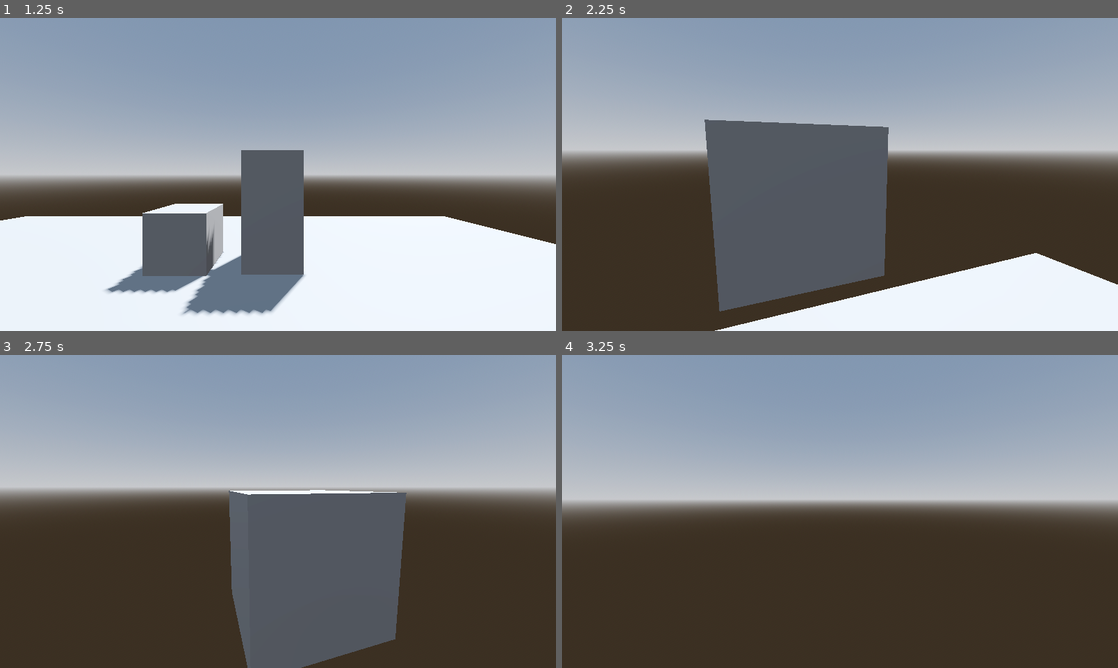
Above: before the commit, frames 1-4 (two rows, left to right).
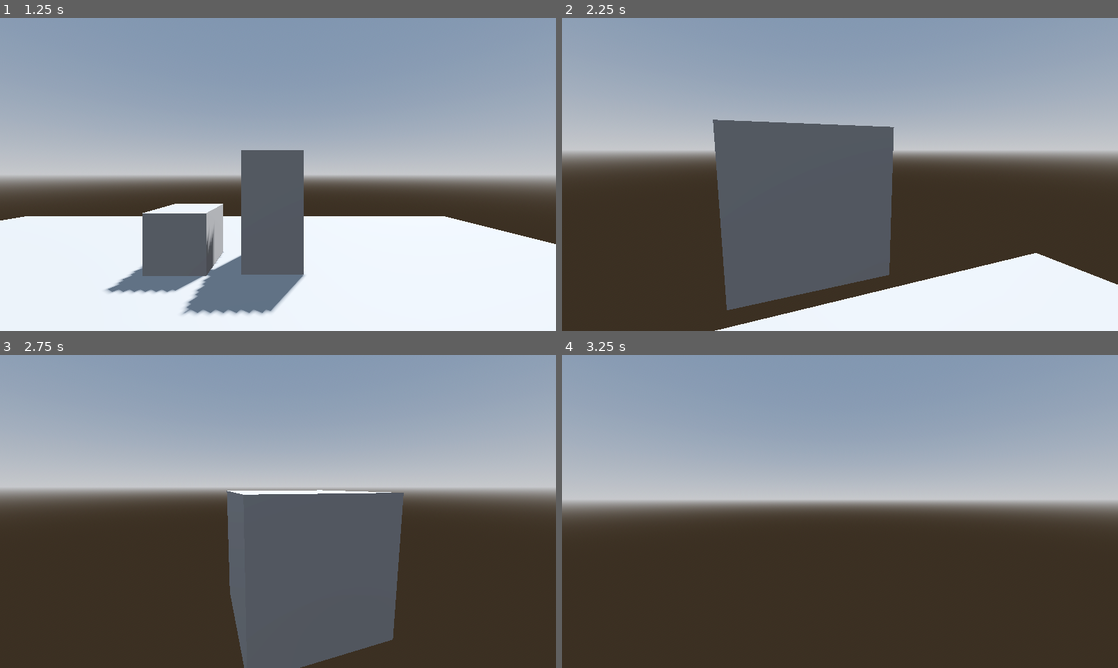
Above: after the commit, the same moments.

Repository: hiroshi-mcbride/astronomer-godot
Game: Godot game, scene res://game_root.tscn
Same seed, same stepped clock (60 frames per second), same inputs: the game is played once before the commit and once after it.
Inputs (mouse positions are in pixels of both pictures, inside the frame that each line leads up to):
- Up to frame 1 (1.25 s): click "Start Game" at 0.5 s
- Up to frame 2 (2.25 s): move the mouse to (834, 180) at 1.27 s; hold W (move_up) from 1.28 s (still down); tap E (interact) at 1.35 s; tap Space (jump) at 1.52 s; right-click (834, 180) at 1.55 s; move the mouse to (878, 177) at 2.02 s; right-click (878, 177) at 2.1 s
- Up to frame 3 (2.75 s): keep holding W (move_up); tap Space (jump) at 2.27 s; tap E (interact) at 2.3 s
- Up to frame 4 (3.25 s): keep holding W (move_up); move the mouse to (795, 508) at 2.77 s; tap E (interact) at 2.85 s; right-click (795, 508) at 3.05 s

Frame 1 is identical in both runs. In frame 2, 1.3% of the frame differs, in the area x 25-60%, y 32-94%; in frame 3, 0.5%; in frame 4, nothing differs.

Commit message:
move interaction code to separate node

Diff:
--- a/player/player.tscn
+++ b/player/player.tscn
@@ -1,8 +1,9 @@
-[gd_scene load_steps=6 format=3 uid="uid://ceui73yjsebp0"]
+[gd_scene load_steps=7 format=3 uid="uid://ceui73yjsebp0"]
 
 [ext_resource type="Script" path="res://src/player/movement_controller.gd" id="1_cxsam"]
 [ext_resource type="Script" path="res://src/player/camera_controller.gd" id="2_ekj78"]
 [ext_resource type="Resource" uid="uid://b2w403ddgxxaw" path="res://player/player_data.tres" id="2_s6mr0"]
+[ext_resource type="Script" path="res://src/player/interaction_controller.gd" id="4_5mipo"]
 
 [sub_resource type="CapsuleShape3D" id="CapsuleShape3D_acval"]
 
@@ -21,21 +22,22 @@
 [node name="CameraController" type="Node3D" parent="Camera3D"]
 script = ExtResource("2_ekj78")
 
-[node name="InteractionNode" type="Node3D" parent="Camera3D"]
+[node name="InteractionController" type="Node3D" parent="Camera3D"]
+script = ExtResource("4_5mipo")
 
-[node name="Interaction" type="RayCast3D" parent="Camera3D/InteractionNode"]
+[node name="InteractionRaycast" type="RayCast3D" parent="Camera3D/InteractionController"]
 target_position = Vector3(0, 0, -5)
 
-[node name="Hand" type="Marker3D" parent="Camera3D/InteractionNode"]
+[node name="Hand" type="Marker3D" parent="Camera3D/InteractionController"]
 transform = Transform3D(1, 0, 0, 0, 1, 0, 0, 0, 1, 0, 0, -2.91104)
 
-[node name="Generic6DOFJoint3D" type="Generic6DOFJoint3D" parent="Camera3D/InteractionNode"]
+[node name="Generic6DOFJoint3D" type="Generic6DOFJoint3D" parent="Camera3D/InteractionController"]
 node_a = NodePath("../StaticBody3D")
 linear_limit_x/enabled = false
 linear_limit_y/enabled = false
 linear_limit_z/enabled = false
 
-[node name="StaticBody3D" type="StaticBody3D" parent="Camera3D/InteractionNode"]
+[node name="StaticBody3D" type="StaticBody3D" parent="Camera3D/InteractionController"]
 transform = Transform3D(1, 0, 0, 0, 1, 0, 0, 0, 1, 0, 0, -2.911)
 
 [node name="CollisionShape3D" type="CollisionShape3D" parent="."]
--- /dev/null
+++ b/src/player/interaction_controller.gd
@@ -0,0 +1,48 @@
+extends Node3D
+
+@onready var camera_controller = $"../CameraController"
+@onready var interaction_raycast = $InteractionRaycast
+@onready var hand = $Hand
+@onready var joint = $Generic6DOFJoint3D
+@onready var staticbody = $StaticBody3D
+
+var picked_object
+var pull_power = 4
+var rotation_power = 0.05
+
+func pick_object():
+	var collider = interaction_raycast.get_collider()
+	if collider != null and collider is RigidBody3D:
+		picked_object = collider
+		joint.set_node_b(picked_object.get_path())
+
+func drop_object():
+	if picked_object != null:
+		picked_object = null
+		joint.set_node_b(joint.get_path())
+
+func rotate_object(event):
+	if picked_object != null:
+		if event is InputEventMouseMotion:
+			print("rotating")
+			staticbody.rotate_x(deg_to_rad(event.relative.y * rotation_power))
+			staticbody.rotate_y(deg_to_rad(event.relative.x * rotation_power))
+
+func _physics_process(delta):
+	if picked_object != null:
+		var a = picked_object.global_transform.origin
+		var b = hand.global_transform.origin
+		picked_object.set_linear_velocity((b-a)*pull_power)
+
+func _unhandled_input(event):
+	if Input.is_action_just_pressed("interact"):
+		if picked_object == null:
+			pick_object()
+		elif picked_object != null:
+			drop_object()
+
+	if Input.is_action_just_pressed("rclick"):
+		camera_controller.process_mode = Node.PROCESS_MODE_DISABLED
+		rotate_object(event)
+	if Input.is_action_just_released("rclick"):
+		camera_controller.process_mode = Node.PROCESS_MODE_INHERIT
--- a/src/player/movement_controller.gd
+++ b/src/player/movement_controller.gd
@@ -8,38 +8,9 @@
 
 @onready var ground_check = $GroundCheck
 
-#object picking variables
-@onready var interaction = $Camera3D/InteractionNode/Interaction
-@onready var hand = $Camera3D/InteractionNode/Hand
-@onready var cam_control = $Camera3D/CameraController
-@onready var joint = $Camera3D/InteractionNode/Generic6DOFJoint3D
-@onready var staticbody = $Camera3D/InteractionNode/StaticBody3D
-
-var picked_object
-var pull_power = 4
-var rotation_power = 0.05
-#end of object picking variables
 
 var gravity = ProjectSettings.get_setting("physics/3d/default_gravity")
 var is_grounded
-
-func pick_object():
-	var collider = interaction.get_collider()
-	if collider != null and collider is RigidBody3D:
-		picked_object = collider
-		joint.set_node_b(picked_object.get_path())
-
-func drop_object():
-	if picked_object != null:
-		picked_object = null
-		joint.set_node_b(joint.get_path())
-
-func rotate_object(event):
-	if picked_object != null:
-		if event is InputEventMouseMotion:
-			print("rotating")
-			staticbody.rotate_x(deg_to_rad(event.relative.y * rotation_power))
-			staticbody.rotate_y(deg_to_rad(event.relative.x * rotation_power))
 
 func _physics_process(delta):
 	is_grounded = ground_check.is_colliding()
@@ -56,24 +27,6 @@
 	velocity.y -= gravity * delta
 	move_and_slide()
 
-	if picked_object != null:
-		var a = picked_object.global_transform.origin
-		var b = hand.global_transform.origin
-		picked_object.set_linear_velocity((b-a)*pull_power)
-
 func _unhandled_input(event):
 	if event.is_action_pressed("jump") and is_grounded:
 		velocity.y = jump_strength
-	pass
-
-	if Input.is_action_just_pressed("interact"):
-		if picked_object == null:
-			pick_object()
-		elif picked_object != null:
-			drop_object()
-
-	if Input.is_action_just_pressed("rclick"):
-		cam_control.process_mode = Node.PROCESS_MODE_DISABLED
-		rotate_object(event)
-	if Input.is_action_just_released("rclick"):
-		cam_control.process_mode = Node.PROCESS_MODE_INHERIT
